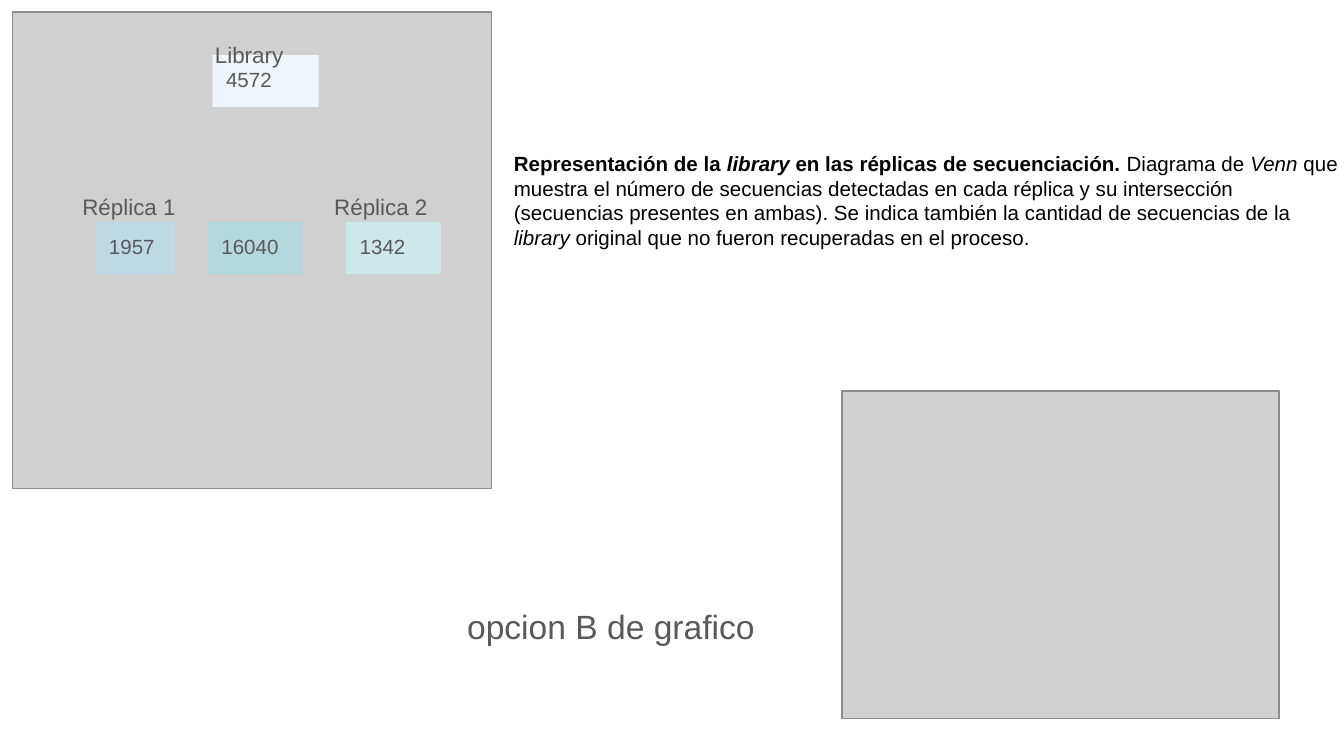
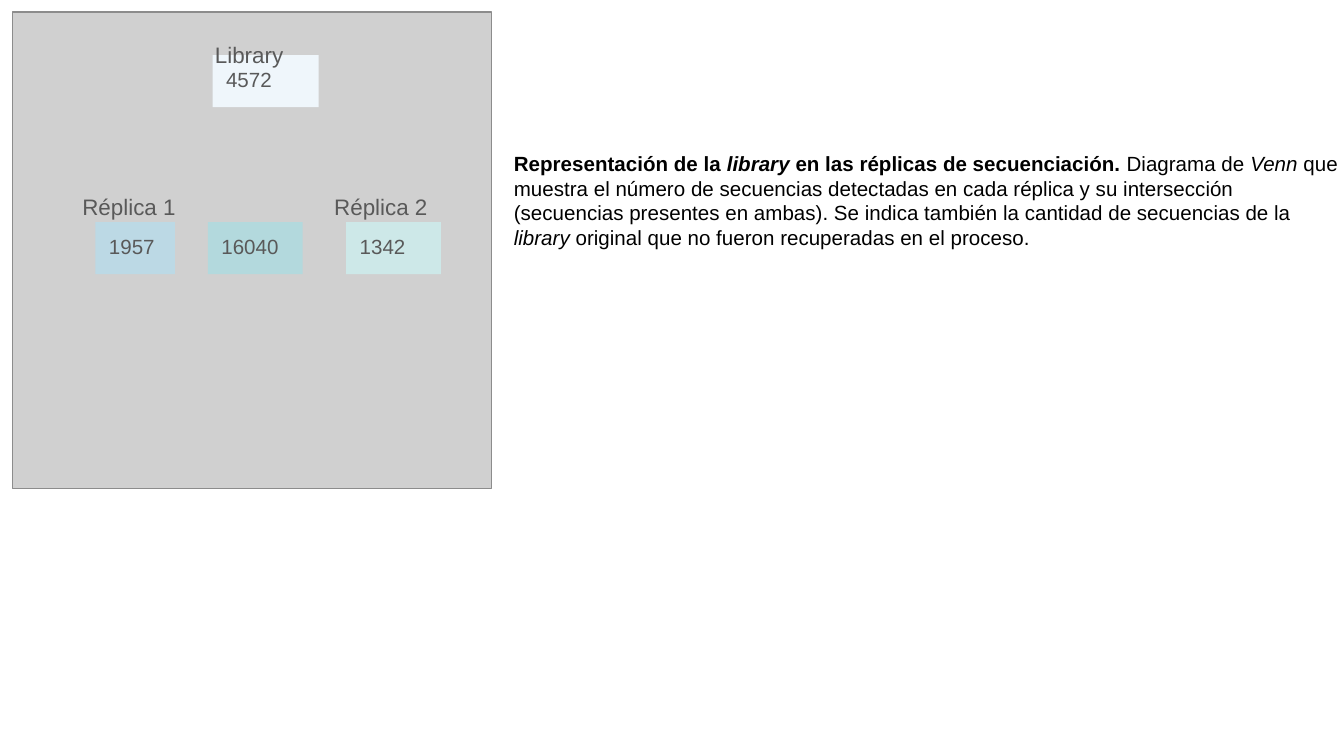
Before and after one commit to martin-iungman/TesisDoc, a slide deck: slide 2 of docs/Fig R1.pptx. Drawn at 1344x756 pixels with LibreOffice and Linux fonts; fonts in the diff are those of the drawing; grey boxes stand for pictures. Boxes give left, top, right and bottom in pixels: in the first picture for what was removed or moved away, otherwise in the second. Text is boxed around its words. In the diff, an @@ line names an element or a change of style, - is before the commit and + after.

```diff
--- a/docs/Fig R1.pptx
+++ b/docs/Fig R1.pptx
@@ picture removed at [843, 391, 1279, 719] @@
@@ text removed at [467, 614, 755, 646] @@
-opcion B de grafico
```
Also in this commit, not shown: 4 other files.
